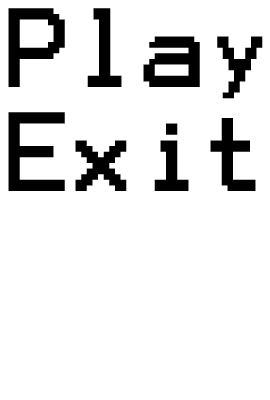
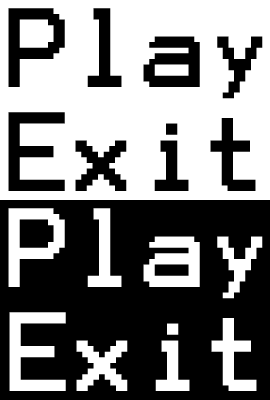
Before/after of a 270x400 layered artwork. What changed in the layer stack:
showed "Hover background" over [0, 200, 270, 400]
